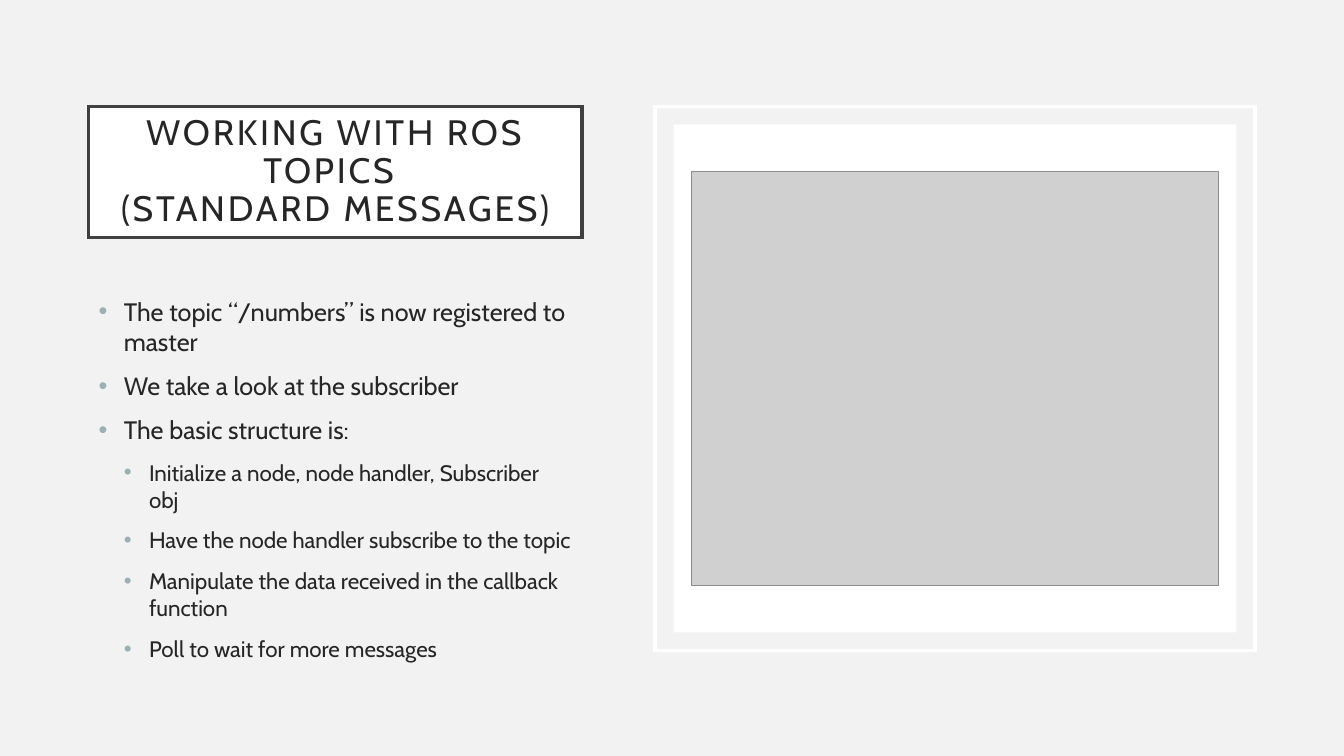
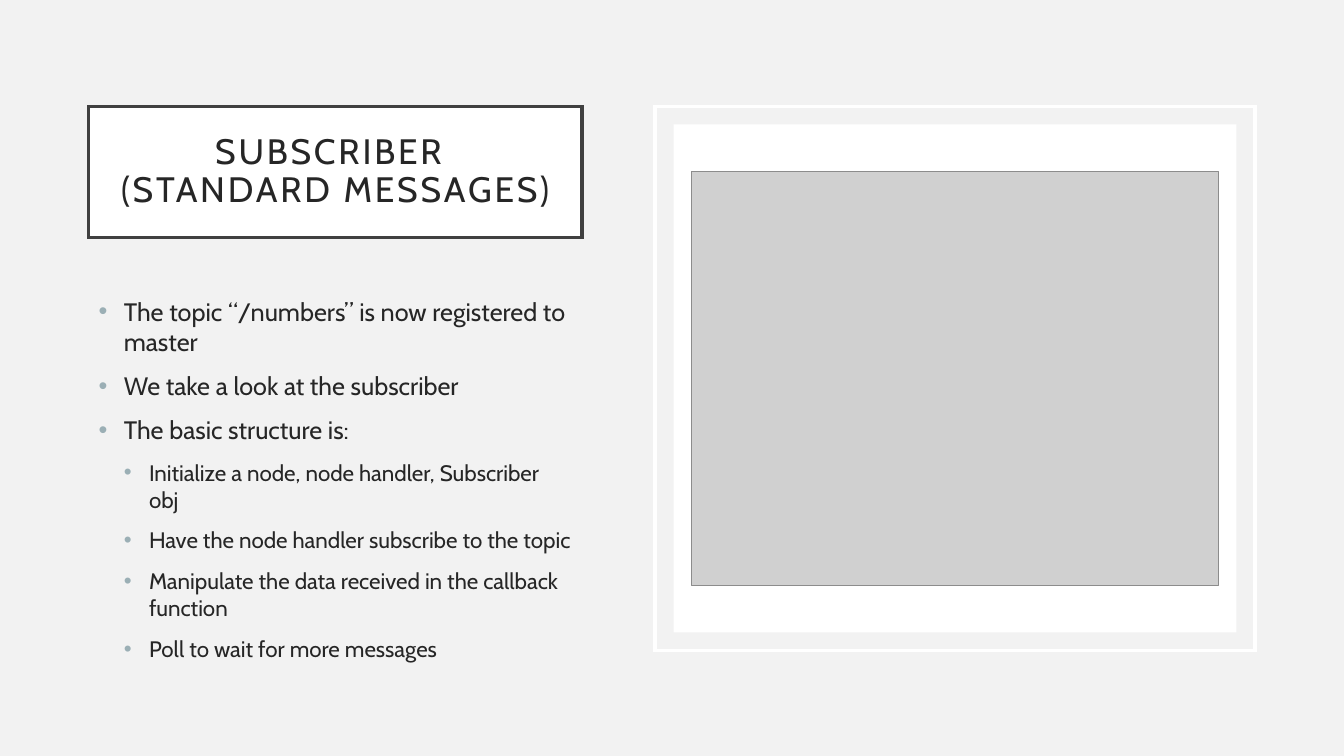
Before and after one commit to fpt-corp/DiRa, a slide deck: slide 5 of DiRa_Digital_Race_Software/Reference/ROS/Working with ROS topic.pptx (slide 4 before the commit). Drawn at 1344x756 pixels with LibreOffice and Linux fonts; fonts in the diff are those of the drawing; grey boxes stand for pictures. Boxes give left, top, right and bottom in pixels: in the first picture for what was removed or moved away, otherwise in the second. Text is boxed around its words. In the diff, an @@ line names an element or a change of style, - is before the commit and + after.

Commit message:
Update ROS topic; Add ROS service base slide

```diff
--- a/DiRa_Digital_Race_Software/Reference/ROS/Working with ROS topic.pptx
+++ b/DiRa_Digital_Race_Software/Reference/ROS/Working with ROS topic.pptx
@@ title at bbox=[121, 139, 550, 207]: text changed @@
-WORKING WITH ROS TOPICS
-(STANDARD MESSAGES)
+SUBSCRIBER
+(STANDARD MESSAGES)
```
Also in this commit, not shown: 9 other slides changed, 2 slides added, 1 other file.
